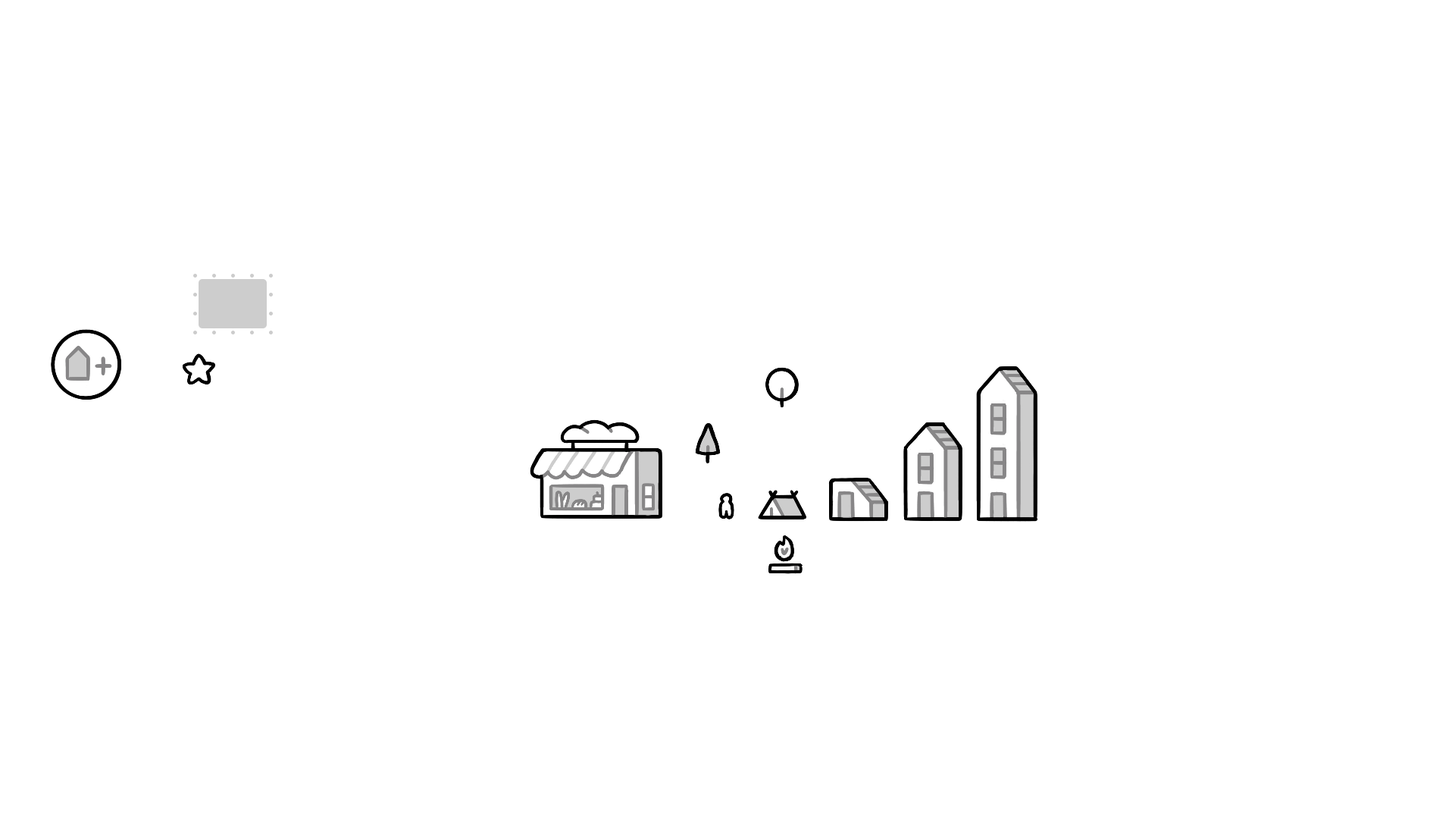
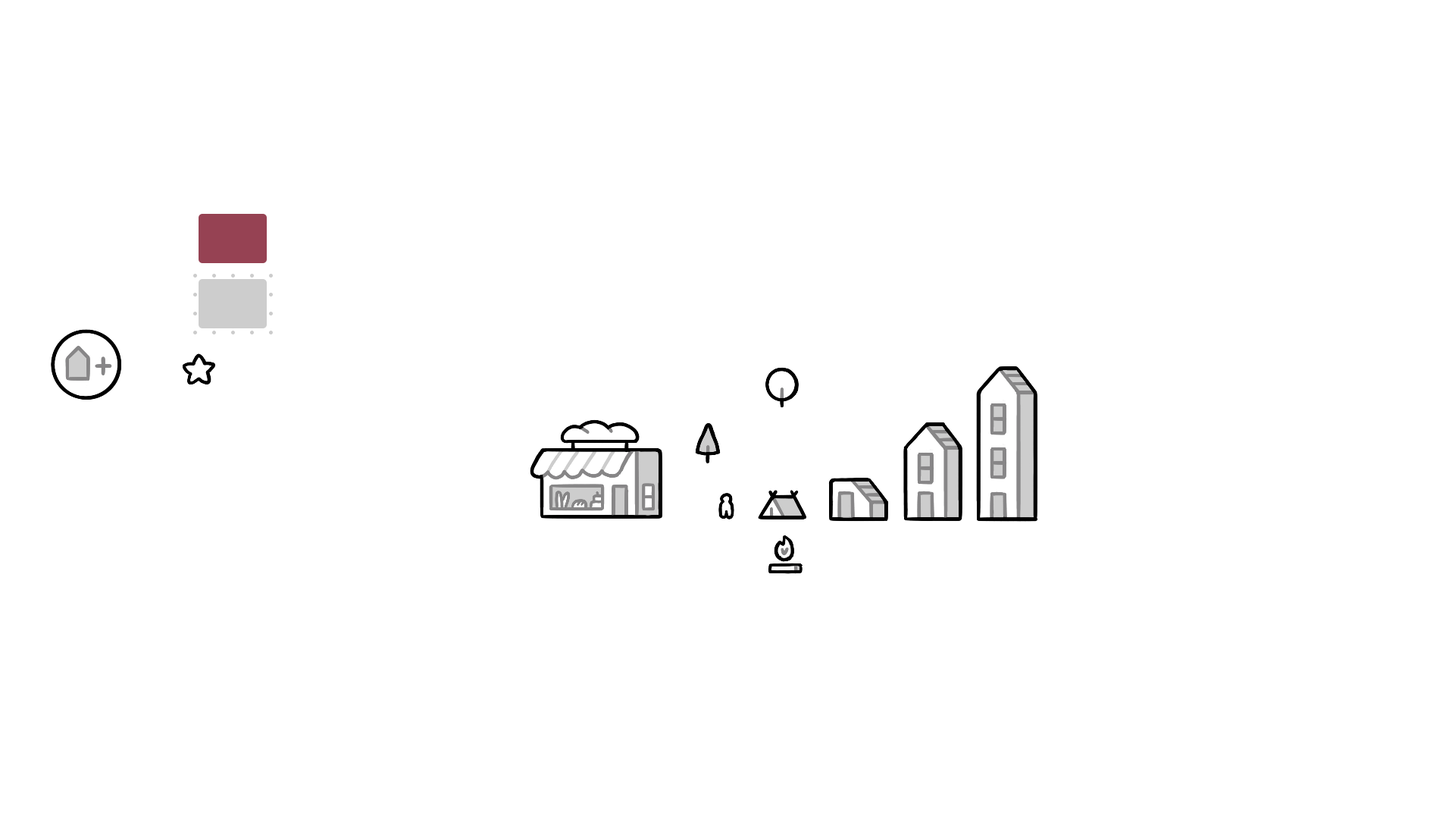
Comparing the layer stacks of the two 1455 × 819 images. Changes:
added group "fieldInnerCanceled" with 1 layers above "fieldInner" over [left=198, top=213, right=267, bottom=264]
added layer "Rechteck 1" (1st of 3, in "fieldInnerCanceled") in group "fieldInnerCanceled" over [left=198, top=213, right=267, bottom=264]
